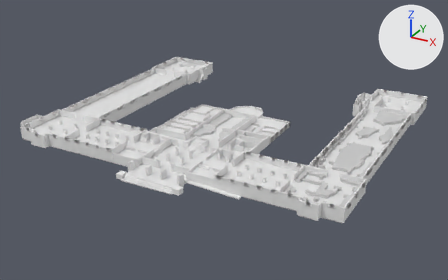
Two versions of the glTF model public/models/museum_1f.glb, one commit apart.
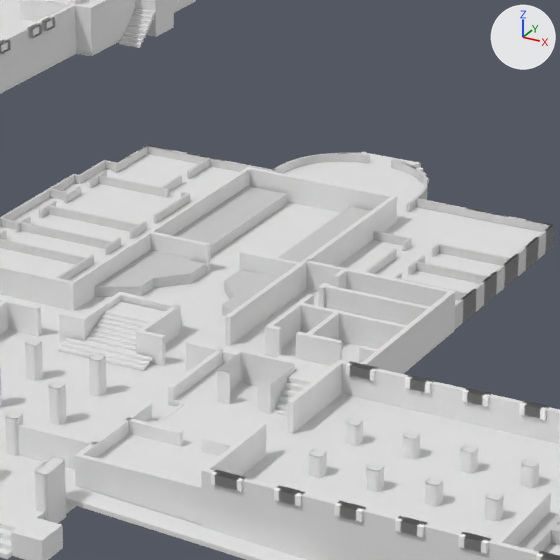
The first picture shows the older version from a camera (50 mm lens) standing at (67.8, -118.0, 60.0) and looking at (-1.3, 7.7, -2.9). The close-ups show the older and then the newer version on the part from 38% to 65% of the width and 26% to 70% of the height of that picture. Only the edits that show in the close-ups are written down. The lights are fixed; the arrows at upper right show +X, +Y and +Z.

In view in the first close-up: 'columns', 'exhibits', 'floor', 'outside-walls', 'stairs-and-plantforms', 'wall', 'windows'.
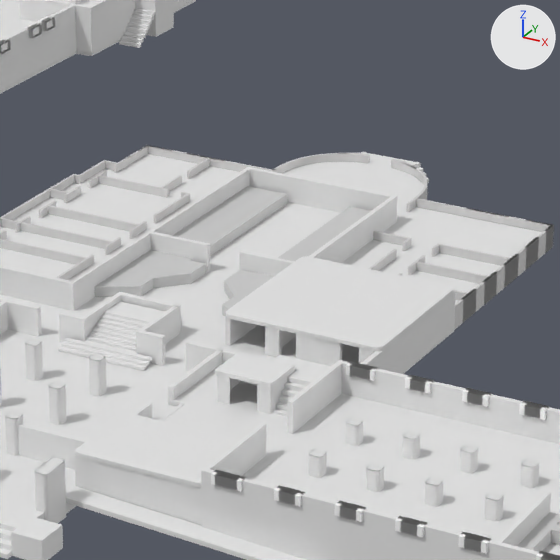
The newer file is also turned or shifted as a whole; pictures and numbers use the older file's frame.

The change, as a diff of the scene's bpy script:
```diff
--- a/public/models/museum_1f.glb.py
+++ b/public/models/museum_1f.glb.py
@@ mat_material @@
+mat_material = principled_material('Material')
+mat_material.base_color = (0.8, 0.8, 0.8)  # white #e7e7e7
@@ me_cube_005 @@
+me_cube_005.from_pydata(...)  # 1296 vertices, 2568 faces; spans x -12.0..25.5, y -15.7..39.4, z 1.6..3.6
+me_cube_005.materials.append(mat_material)  # white #e7e7e7
@@ ob_accessibility @@
+ob_accessibility = bpy.data.objects.new('accessibility', me_cube_005)
+ob_accessibility.location = (0.21, -5.59, 0.0)
```

Pixel boxes (x1, y1, x2, y2) of what changed, in the close-ups (560 x 560 px):
'accessibility', added: after (75, 256, 453, 487)
